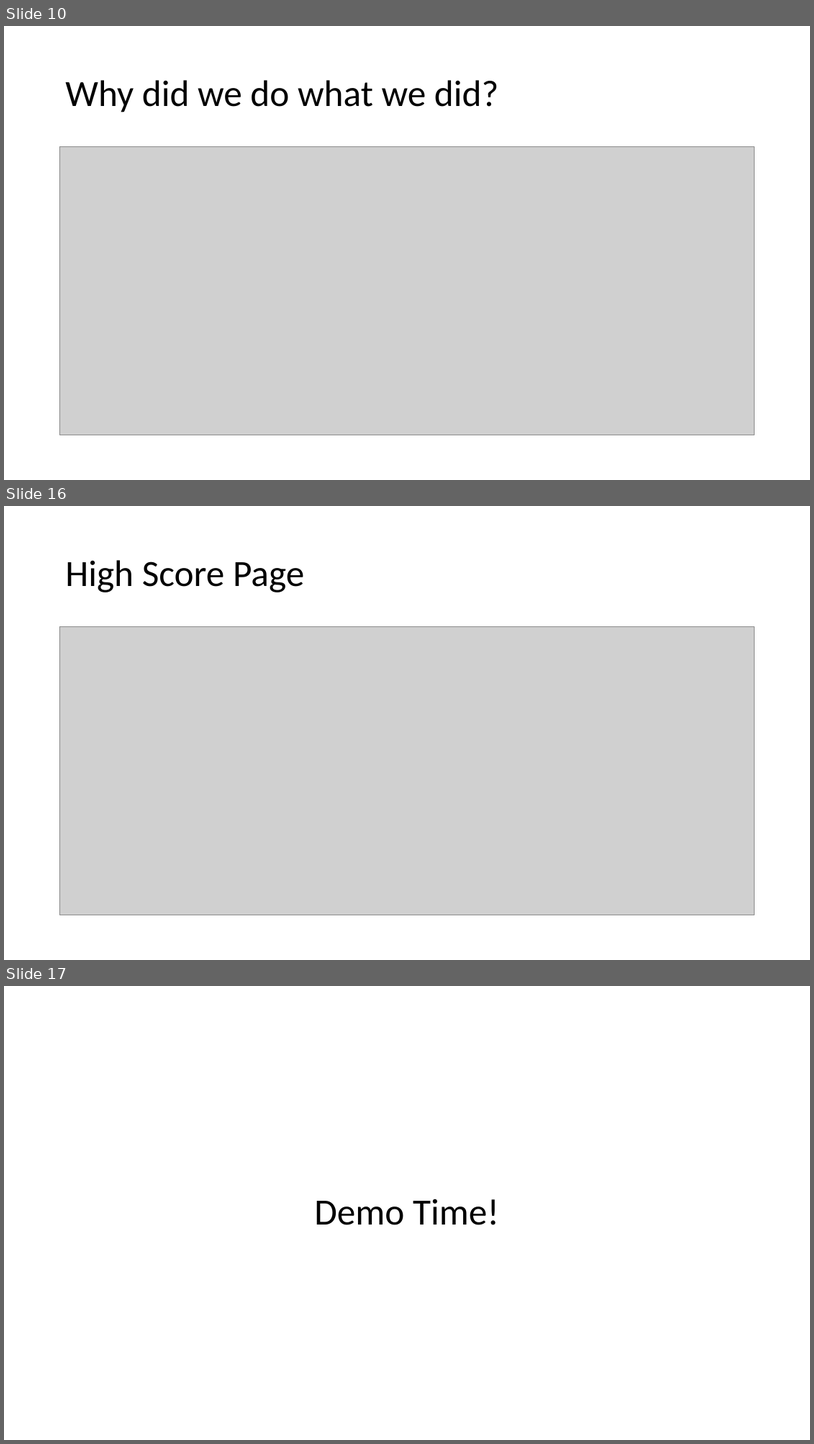
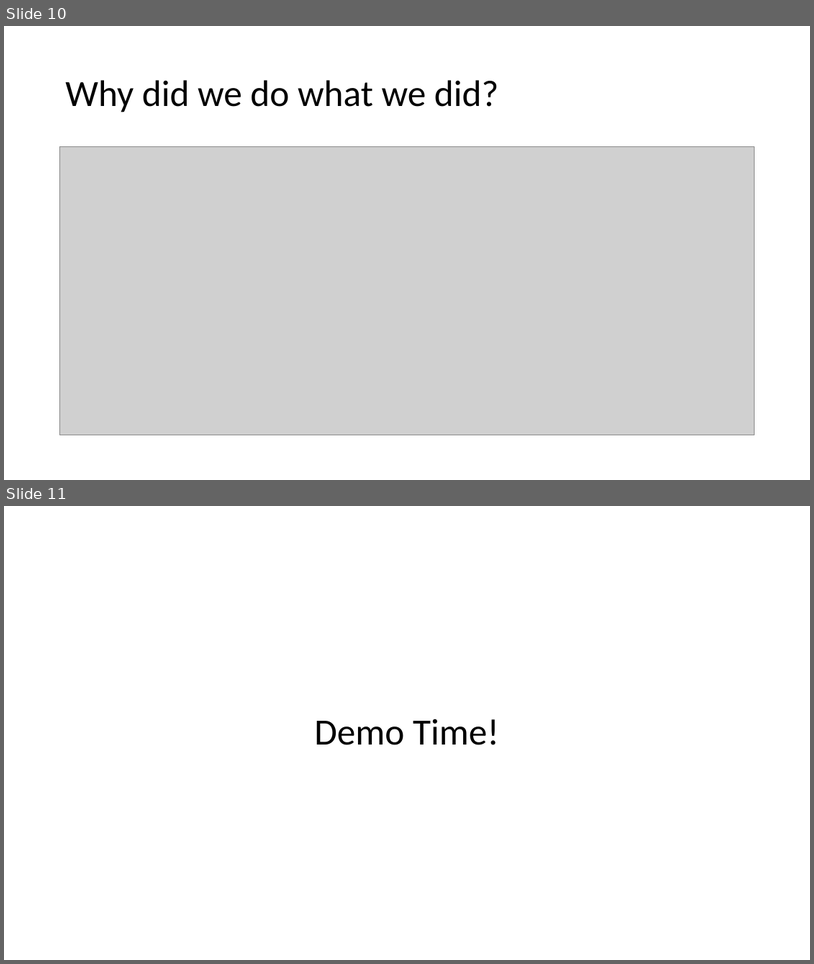
Before and after one commit to Jacobchapman99/ENSE-374-Group07-Project, a slide deck: Milestone4/Milestone 4.ppt. Shown one above the other, each under a label of ours: slides 10, 16 and 17 before the commit, slides 10 and 11 after it; the slides between them are not shown. The pictures are 814x1444 and 814x964 pixels, drawn with LibreOffice and Linux fonts; fonts in the diff are those of the drawing; grey boxes stand for pictures. Boxes give left, top, right and bottom in pixels: in the first picture for what was removed or moved away, otherwise in the second. Text is boxed around its words. In the diff, an @@ line names an element or a change of style, - is before the commit and + after.

```diff
--- a/Milestone4/Milestone 4.ppt
+++ b/Milestone4/Milestone 4.ppt
@@ slide 16 removed at [4,506,810,960], background #FFFFFF @@
@@ title removed at [65,560,304,592] @@
-High Score Page
@@ picture removed at [59,627,755,915] @@
@@ what was slide 17 is now slide 11 @@
```
Also in this commit, not shown: 3 slides changed, 2 slides added, 7 other slides removed.
